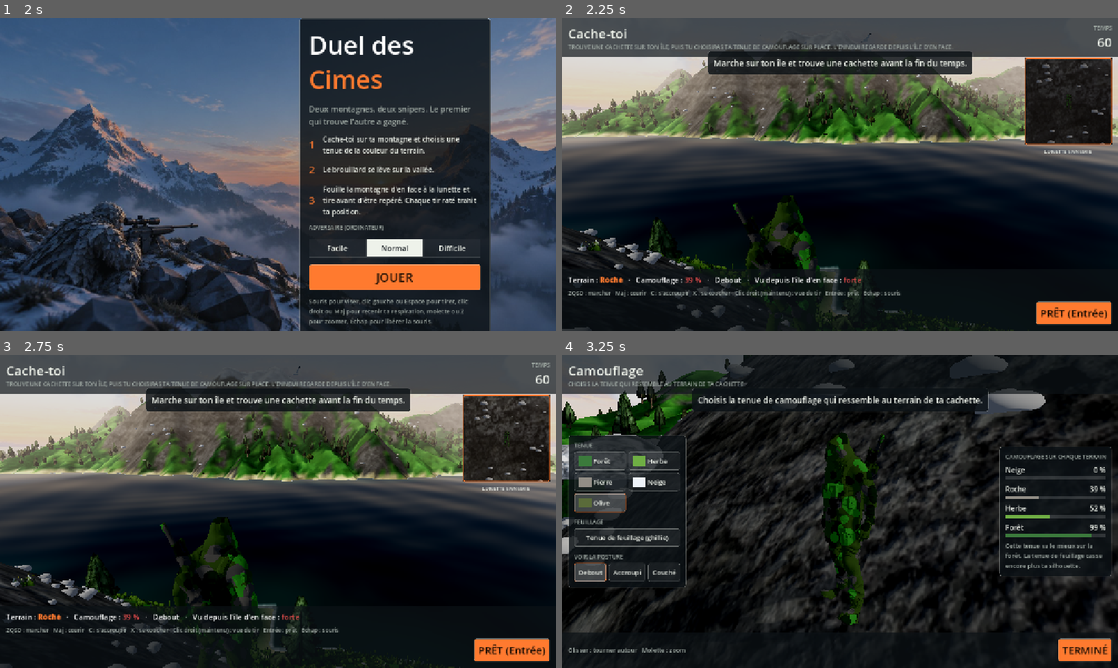
Above: before the commit, frames 1-4 (two rows, left to right).
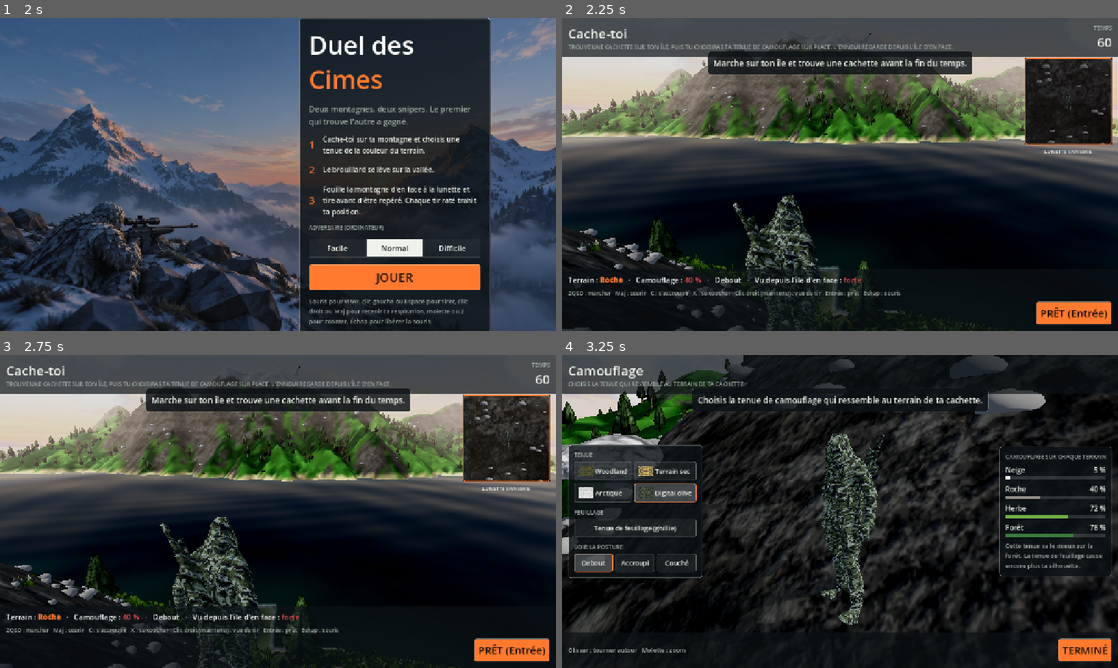
Above: after the commit, the same moments.

Repository: okidogestion-cmd/montaigneview
Game: Godot game, scene res://scenes/main.tscn
Same seed, same stepped clock (60 frames per second), same inputs: the game is played once before the commit and once after it.
Inputs (mouse positions are in pixels of both pictures, inside the frame that each line leads up to):
- Up to frame 1 (2 s): click "Normal" at 0.5 s; click "Normal" at 1.25 s
- Up to frame 2 (2.25 s): click "JOUER" at 2 s
- Up to frame 3 (2.75 s): no input
- Up to frame 4 (3.25 s): tap Enter at 2.75 s; move the mouse to (867, 511) at 2.77 s; hold W from 2.78 s (still down); tap C at 2.85 s; click (867, 511) at 2.92 s; tap Space at 3.02 s

Frame 1 is identical in both runs. In frame 2, 1.8% of the frame differs, in the area x 22-92%, y 20-100%; in frame 3, 2.4%; in frame 4, 7.6%, in the area x 1-97%, y 24-87%.

Commit message:
Tenues avec les quatre motifs de camouflage de l'utilisateur ; nids de sacs de sable retirés des cachettes
- art/camo_*.jpg : Woodland, Terrain sec, Arctique, Digital olive, plaqués sur le corps (shader camo)
- paint.gd : camouflage de chaque tenue par terrain, tenue de l'ennemi selon son terrain
- les nids de sacs de sable ressemblaient de loin à des tas de pierres : retirés des cachettes

Co-Authored-By: Claude Opus 5.5 <noreply@anthropic.com>
Claude-Session: https://claude.ai/code/session_013pbjtdffyqQrrwE9QtYc6X

Diff:
--- a/game/scripts/hud.gd
+++ b/game/scripts/hud.gd
@@ -631,13 +631,16 @@
 	# Mode normal : on choisit une tenue de camouflage (la peinture libre reviendra dans un mode à part).
 	var os := _section("Tenue")
 	var og := GridContainer.new()
-	og.columns = 2
+	og.columns = 2   # quatre motifs
 	og.add_theme_constant_override("h_separation", 6)
 	og.add_theme_constant_override("v_separation", 6)
 	for k in PaintScript.OUTFITS:
 		var o: Array = PaintScript.OUTFITS[k]
 		var b := _button(o[0], Color(1, 1, 1, 0.06), PAPER, 15)
-		b.icon = _swatch_icon(Color(o[1]))
+		var img: Image = (load(o[1]) as Texture2D).get_image()
+		img.decompress()
+		img.resize(34, 24)
+		b.icon = ImageTexture.create_from_image(img)
 		b.size_flags_horizontal = Control.SIZE_EXPAND_FILL
 		b.alignment = HORIZONTAL_ALIGNMENT_LEFT
 		b.pressed.connect(func(): paint_outfit.emit(k))
--- a/game/scripts/main.gd
+++ b/game/scripts/main.gd
@@ -84,7 +84,7 @@
 var matches_dirty := true
 # Mode normal : tenues de camouflage. La peinture libre (PAINT_MODE) reviendra dans un mode à part.
 const PAINT_MODE := false
-var outfit := "olive"
+var outfit := "digital_olive"
 var ghillie := false
 var paint_enemy
 var camo_score := 0.0       # ressemblance de ta peinture avec le terrain où tu te caches
@@ -360,13 +360,13 @@
 func _on_outfit(o: String) -> void:
 	outfit = o
 	paint.wear(o)
-	world.set_ghillie(world.player, ghillie, Color(PaintScript.OUTFITS[o][1]))
+	world.set_ghillie(world.player, ghillie, Color(PaintScript.OUTFITS[o][2]))
 	matches_dirty = true
 	_paint_state()
 
 func _on_ghillie(on: bool) -> void:
 	ghillie = on
-	world.set_ghillie(world.player, on, Color(PaintScript.OUTFITS[outfit][1]))
+	world.set_ghillie(world.player, on, Color(PaintScript.OUTFITS[outfit][2]))
 	matches_dirty = true
 	_paint_state()
 
@@ -583,8 +583,9 @@
 	var L := D()
 	var others: Array = WorldScript.ZONE_KEYS.filter(func(k): return k != enemy_spot.zone)
 	enemy_camo = enemy_spot.zone if randf() < L.camo else others.pick_random()
-	paint_enemy.wear(enemy_camo)
-	world.set_ghillie(world.enemy, randf() < 0.5, Color(PaintScript.OUTFITS[enemy_camo][1]))
+	var eo: String = PaintScript.ZONE_OUTFIT[enemy_camo]
+	paint_enemy.wear(eo)
+	world.set_ghillie(world.enemy, randf() < 0.5, Color(PaintScript.OUTFITS[eo][2]))
 	camera.position = eye
 	aim_at(eye, Vector3(0, 78, -150))
 	base_yaw = yaw
--- a/game/scripts/paint.gd
+++ b/game/scripts/paint.gd
@@ -12,15 +12,16 @@
 	Color("#3b7a3c"), Color("#2a5530"), Color("#1e2224"), Color("#c0503a"),
 ]
 # Tenues de camouflage (mode normal : on choisit une tenue au lieu de peindre ; la peinture reviendra dans un
-# mode à part). Couleurs inspirées des échantillons de la scène Higgsfield de l'utilisateur, accordées aux
-# teintes de chaque terrain : [nom affiché, fond, taches].
+# mode à part). Motifs donnés par l'utilisateur (art/camo_*.jpg). [nom, motif, couleur moyenne, camouflage par terrain]
 const OUTFITS := {
-	"foret": ["Forêt", "#3b7a3c", ["#2a5530", "#5a6b3a", "#2a5530"]],
-	"herbe": ["Herbe", "#6fae44", ["#9ccc5a", "#4c8a34"]],
-	"roche": ["Pierre", "#928e86", ["#b9b2a5", "#6d6a64"]],
-	"neige": ["Neige", "#eef3f9", ["#c9d3dc"]],
-	"olive": ["Olive", "#5a6b3a", ["#4c8a34", "#6d6a64", "#2a5530"]],
+	"woodland": ["Woodland", "res://art/camo_woodland.jpg", "#4a4c2d", {"foret": 0.9, "herbe": 0.6, "roche": 0.3, "neige": 0.05}],
+	"terrain_sec": ["Terrain sec", "res://art/camo_terrain_sec.jpg", "#a59059", {"herbe": 0.85, "roche": 0.55, "foret": 0.4, "neige": 0.1}],
+	"arctique": ["Arctique", "res://art/camo_arctique.jpg", "#d8d8d8", {"neige": 0.9, "roche": 0.75, "herbe": 0.15, "foret": 0.1}],
+	"digital_olive": ["Digital olive", "res://art/camo_digital_olive.jpg", "#3d4535", {"foret": 0.78, "herbe": 0.72, "roche": 0.4, "neige": 0.05}],
 }
+# Tenue de l'ennemi selon le terrain qu'il a choisi.
+const ZONE_OUTFIT := {"foret": "woodland", "herbe": "terrain_sec", "roche": "arctique", "neige": "arctique"}
+var outfit := ""   # tenue portée ("" : peinture libre)
 const GHILLIE_BONUS := 0.1   # tenue de feuillage : la silhouette se fond encore mieux
 
 const MATCH_DIST := 0.32               # au-delà de cet écart de couleur, ça ne ressemble plus du tout
@@ -96,36 +97,34 @@
 
 func fill(color: Color) -> void:
 	_snapshot()
+	_no_outfit()
 	base = color
 	strokes.clear()
 	refresh()
 
 func clear() -> void:
 	_snapshot()
+	_no_outfit()
 	_set_default()
 	refresh()
+
+func _no_outfit() -> void:
+	outfit = ""
+	material.set_shader_parameter("camo_mix", 0.0)
 
 func _set_default() -> void:
 	# Tenue de départ : celle du modèle 3D (sa texture), sans peinture. À repeindre pour se camoufler.
 	base = DEFAULT_BASE
 	strokes = []
 
-## Met une tenue : fond de la tenue et taches réparties sur tout le corps (toujours le même motif).
-func wear(outfit: String) -> void:
-	var o: Array = OUTFITS[outfit]
-	base = Color(o[1])
+## Met une tenue : le motif est plaqué sur tout le corps ; son camouflage par terrain est donné par OUTFITS.
+func wear(o: String) -> void:
+	outfit = o
+	base = Color(OUTFITS[o][2])
 	strokes = []
-	var r := RandomNumberGenerator.new()
-	r.seed = 1234
-	var spots: Array = o[2]
-	for i in 130:
-		var p: Vector3 = samples[r.randi() % samples.size()]
-		var c := Color(spots[i % spots.size()])
-		var rad := r.randf_range(0.05, 0.11)
-		for j in 2:
-			var off := Vector3(r.randfn(), r.randfn(), r.randfn()) * rad * 0.5
-			strokes.append([Vector4(p.x + off.x, p.y + off.y, p.z + off.z, rad * r.randf_range(0.5, 0.85)), c])
 	history.clear()
+	material.set_shader_parameter("camo_tex", load(OUTFITS[o][1]))
+	material.set_shader_parameter("camo_mix", 1.0)
 	refresh()
 
 func undo() -> void:
@@ -190,6 +189,8 @@
 
 func match_zone(zone: String) -> float:
 	# 1 = le sniper se fond complètement dans ce terrain, 0 = rien à voir.
+	if outfit != "":
+		return OUTFITS[outfit][3][zone]
 	if _match_cache.has(zone):
 		return _match_cache[zone]
 	var pal: Array = ZONE_PALETTES[zone]
--- a/game/scripts/world.gd
+++ b/game/scripts/world.gd
@@ -527,8 +527,7 @@
 				z = cz + facing * cos(ang) * rr
 				h = height_at(x, z)
 			var zone := zone_of(x, z)
-			# Une cachette sur quatre est un nid de sacs de sable (sauf dans la neige).
-			var cover := _make_cover("sacs" if list.size() % 4 == 2 and zone != "neige" else zone)
+			var cover := _make_cover(zone)
 			cover.position = Vector3(x, h, z)
 			if facing < 0:
 				cover.rotation.y = PI
--- a/game/shaders/camo.gdshader
+++ b/game/shaders/camo.gdshader
@@ -15,6 +15,10 @@
 uniform sampler2D albedo_tex : source_color, filter_linear_mipmap;
 uniform float tex_mix = 0.0;
 uniform float avg_lum = 0.043;
+// Tenue à motif (mode normal) : image de camouflage plaquée sur le corps, dans le repère debout.
+uniform sampler2D camo_tex : source_color, filter_linear_mipmap, repeat_enable;
+uniform float camo_mix = 0.0;
+uniform float camo_scale = 1.3;   // répétitions du motif par mètre
 uniform sampler2D stroke_tex : filter_nearest, repeat_disable;
 uniform int stroke_count = 0;
 uniform vec4 cursor = vec4(0.0, 0.0, 0.0, -1.0);  // cercle du pinceau (atelier)
@@ -38,6 +42,10 @@
 	vec3 t = texture(albedo_tex, UV).rgb;
 	float fold = mix(1.0, clamp(dot(t, vec3(0.2126, 0.7152, 0.0722)) / avg_lum, 0.45, 1.6), 0.65);
 	vec3 c = mix(grade(pow(base_color.rgb, vec3(2.2))) * fold, t, tex_mix);
+	if (camo_mix > 0.0) {
+		vec2 cuv = vec2(ref_pos.x + ref_pos.z, ref_pos.y + ref_pos.z * 0.5) * camo_scale;
+		c = mix(c, grade(texture(camo_tex, cuv).rgb) * fold * 0.78, camo_mix);
+	}
 	for (int i = 0; i < stroke_count; i++) {
 		vec4 s = texelFetch(stroke_tex, ivec2(i, 0), 0);
 		if (distance(ref_pos, s.xyz) < s.w) {
Binary file added: game/art/camo_arctique.jpg
Not shown, added: game/art/camo_arctique.jpg.import
Binary file added: game/art/camo_digital_olive.jpg
Not shown, added: game/art/camo_digital_olive.jpg.import
Binary file added: game/art/camo_terrain_sec.jpg
Not shown, added: game/art/camo_terrain_sec.jpg.import
Binary file added: game/art/camo_woodland.jpg
Not shown, added: game/art/camo_woodland.jpg.import
Not shown, changed: docs/game-design.md
Not shown, changed: tools/artefact/duel-des-cimes.html
